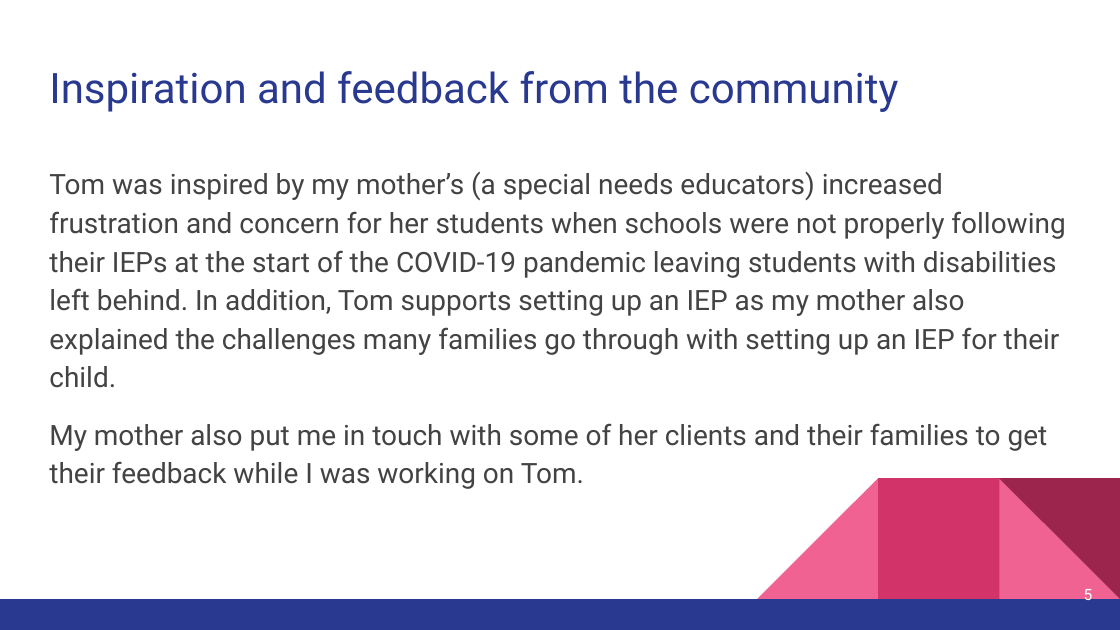
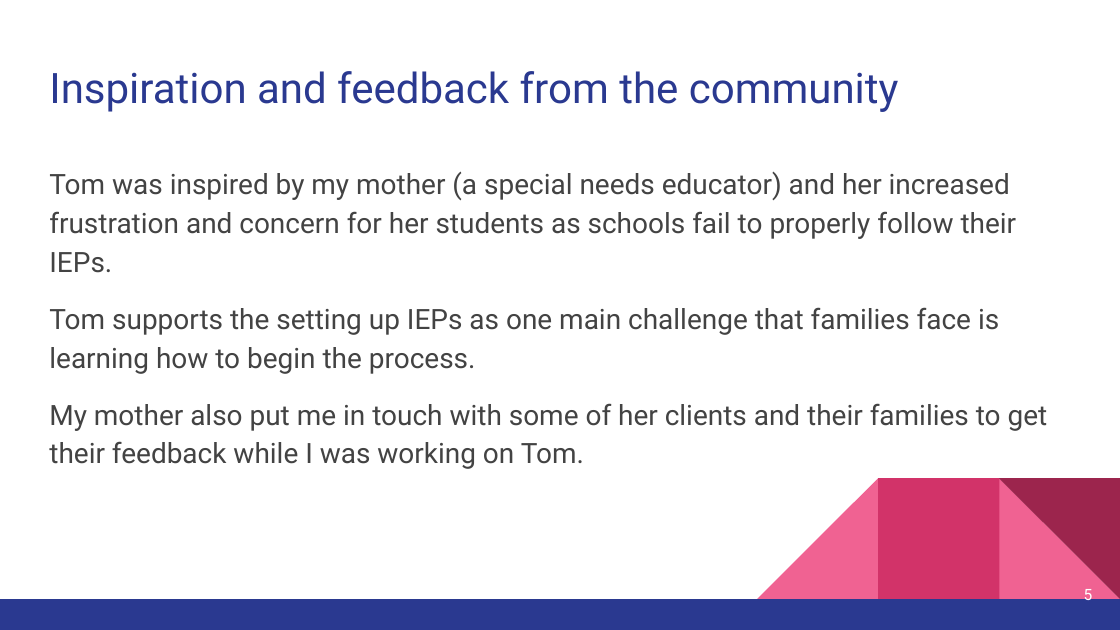
Before and after one commit to Bracciata/TomIEPBot, a slide deck: slide 5 of Resources/PresentationMaterials/Tom the IEP Assistant.pptx. Drawn at 1120x630 pixels with LibreOffice and Linux fonts; fonts in the diff are those of the drawing. Boxes give left, top, right and bottom in pixels: in the first picture for what was removed or moved away, otherwise in the second. Text is boxed around its words. In the diff, an @@ line names an element or a change of style, - is before the commit and + after.

```diff
--- a/Resources/PresentationMaterials/Tom the IEP Assistant.pptx
+++ b/Resources/PresentationMaterials/Tom the IEP Assistant.pptx
@@ text at (49, 172, 1017, 374): text changed @@
-Tom was inspired by my mother’s (a special needs educators) increased frustration and concern for her students when schools were not properly following their IEPs at the start of the COVID-19 pandemic leaving students with disabilities left behind. In addition, Tom supports setting up an IEP as my mother also explained the challenges many families go through with setting up an IEP for their child.
+Tom was inspired by my mother (a special needs educator) and her increased frustration and concern for her students as schools fail to properly follow their IEPs.
+Tom supports the setting up IEPs as one main challenge that families face is learning how to begin the process.
```
Also in this commit, not shown: 6 other slides changed, 2 other files.
